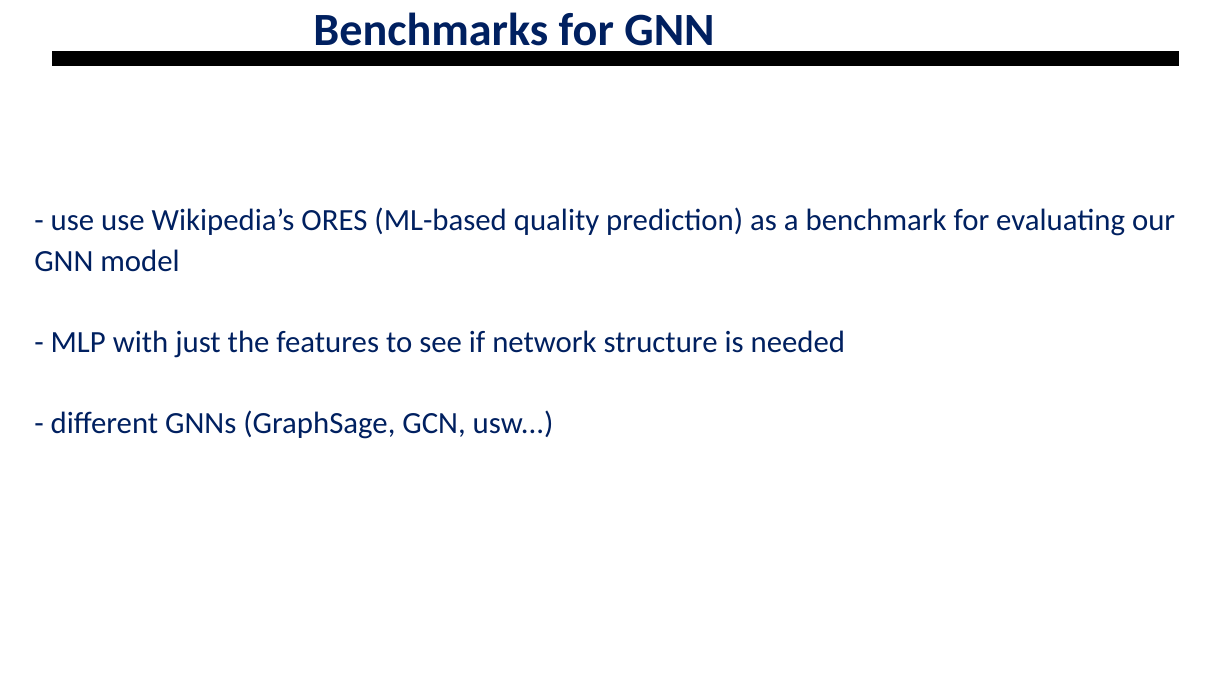
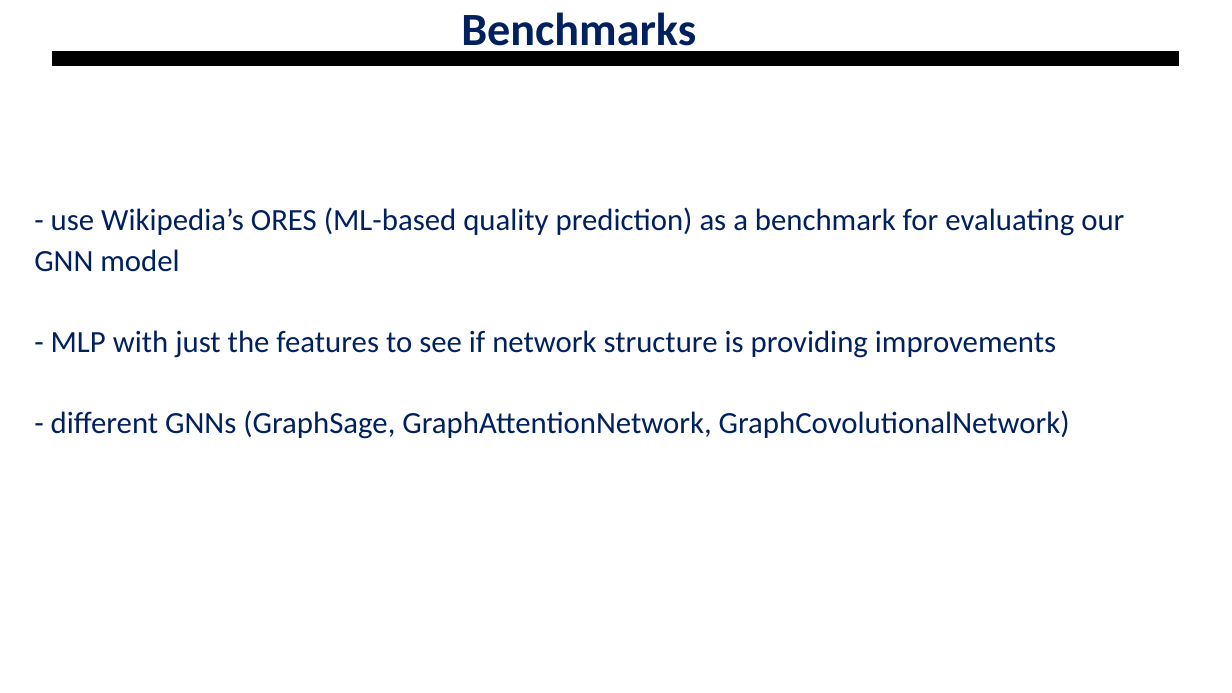
Before and after one commit to Ari-manius/DLSS-WAQP, a slide deck: slide 6 of Tasks/Project_presentation.odp. Drawn at 1232x693 pixels with LibreOffice and Linux fonts; fonts in the diff are those of the drawing; background and template pictures are left out. Boxes give left, top, right and bottom in pixels: in the first picture for what was removed or moved away, otherwise in the second. Text is boxed around its words. In the diff, an @@ line names an element or a change of style, - is before the commit and + after.

Commit message:
M: Network Creation, Network Features, Models and Training

```diff
--- a/Tasks/Project_presentation.odp
+++ b/Tasks/Project_presentation.odp
@@ title at (461, 12, 696, 56): text changed @@
-Benchmarks for GNN
+Benchmarks
@@ text at (34, 207, 1124, 439): text changed @@
-- use use Wikipedia’s ORES (ML-based quality prediction) as a benchmark for evaluating our GNN model
-- MLP with just the features to see if network structure is needed
-- different GNNs (GraphSage, GCN, usw...)
+- use Wikipedia’s ORES (ML-based quality prediction) as a benchmark for evaluating our GNN model
+- MLP with just the features to see if network structure is providing improvements
+- different GNNs (GraphSage, GraphAttentionNetwork, GraphCovolutionalNetwork)
```
Also in this commit, not shown: 3 other slides changed, 1 slide added, 7 slides removed, 55 other files.
